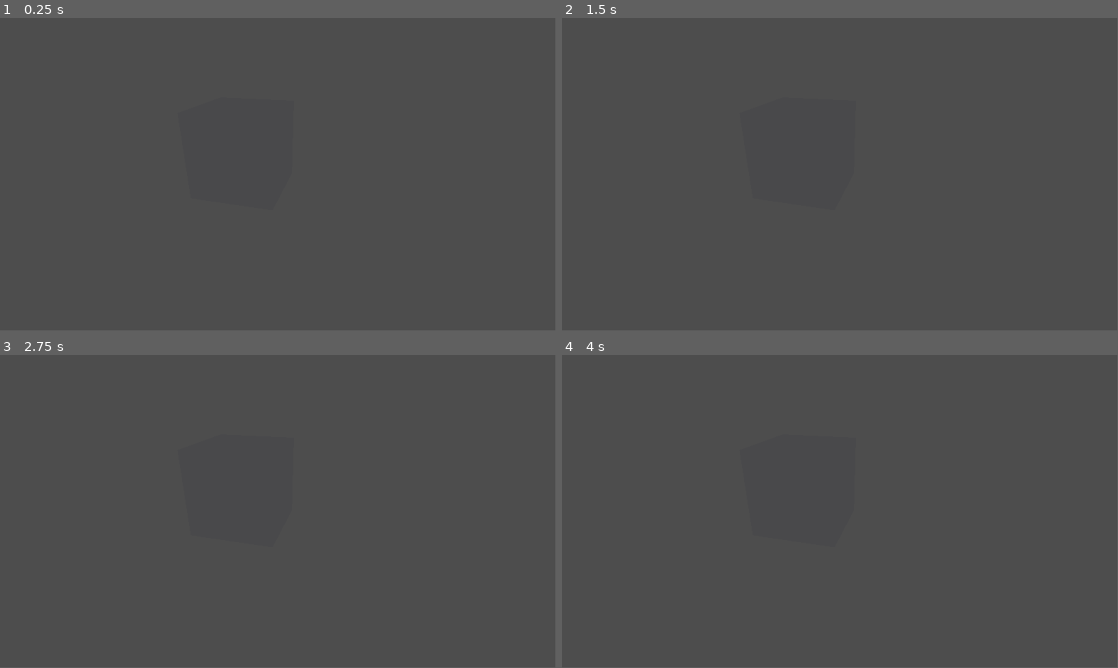
Above: before the commit, frames 1-4 (two rows, left to right).
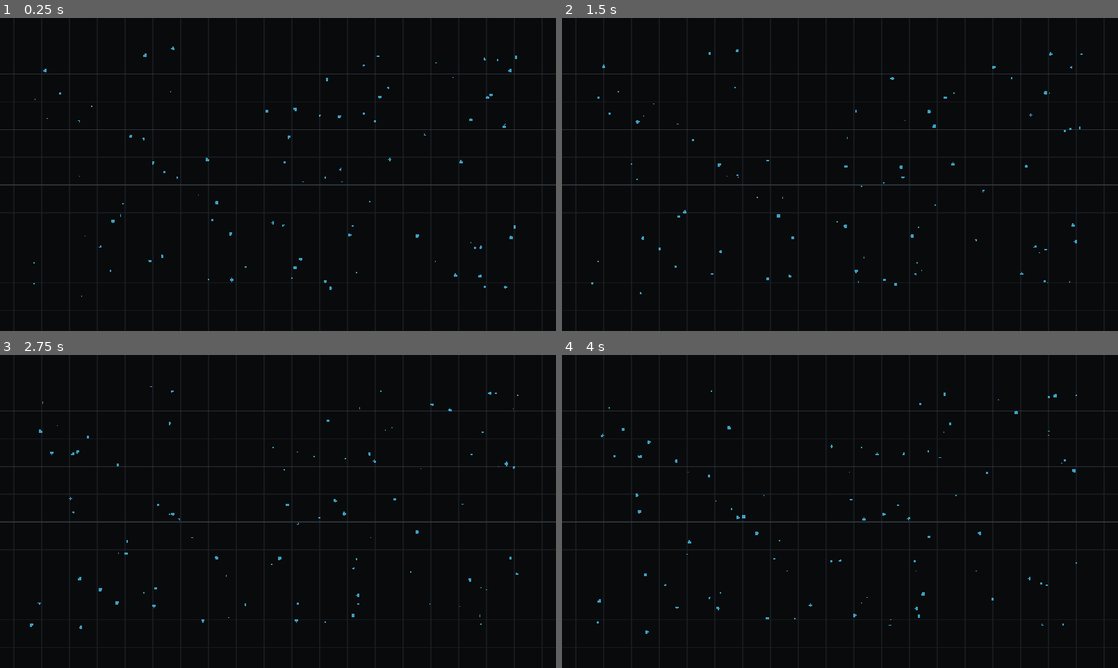
Above: after the commit, the same moments.

Repository: scratlantis/godot_playground
Game: Godot game, scene res://main.tscn
The game is run twice, just before and just after one commit, with the same random seed, the same clock (stepped at 60 frames per second) and the same inputs.
Inputs (mouse positions are in pixels of both pictures, inside the frame that each line leads up to):
- Up to frame 1 (0.25 s): no input
- Up to frame 2 (1.5 s): tap Enter at 0.5 s; move the mouse to (962, 158) at 0.52 s; tap R at 0.6 s; click (962, 158) at 0.67 s; tap G at 0.8, 1.35 s; move the mouse to (728, 190) at 1.27 s; click (728, 190) at 1.42 s
- Up to frame 3 (2.75 s): tap B at 1.55, 2.1 s; move the mouse to (333, 442) at 2.02 s; click (333, 442) at 2.17 s; tap I at 2.3 s
- Up to frame 4 (4 s): move the mouse to (812, 574) at 2.77 s; tap I at 2.85 s; click (812, 574) at 2.92 s; tap R at 3.05, 3.6 s; move the mouse to (1006, 558) at 3.52 s; click (1006, 558) at 3.67 s; tap G at 3.8 s
In our replay, the window is 799x449 before the commit and 800x450 after it. These sizes can differ from the game's own. Grey fills any space a smaller window leaves; there, only what the larger window draws over its background counts as a difference.

The runs differ from the first frame. In frame 1, 100% of the frame differs, in the area x 0-100%, y 0-100%; in frame 2, 100%; in frame 3, 100%; in frame 4, 100%.
Error before the commit: Cannot call method 'buffer_update' on a null value. (res://scripts/ParticleSim.gd:223)

Commit message:
Replace compute prototype with 2D window baseline

Diff:
--- a/src/main.tscn
+++ b/src/main.tscn
@@ -1,15 +1,6 @@
 [gd_scene load_steps=2 format=3 uid="uid://particle_sim_main"]
 
-[ext_resource type="Script" path="res://scripts/ParticleSim.gd" id="1"]
+[ext_resource type="Script" path="res://scripts/Main2D.gd" id="1"]
 
-[node name="ParticleSim" type="Node3D"]
+[node name="Main2D" type="Node2D"]
 script = ExtResource("1")
-
-[node name="Camera3D" type="Camera3D" parent="."]
-transform = Transform3D(0.965926, -0.109382, 0.23457, 0, 0.906308, 0.422618, -0.258819, -0.408218, 0.875426, 1.7, 1.6, 3.4)
-current = true
-fov = 60.0
-
-[node name="DirectionalLight3D" type="DirectionalLight3D" parent="."]
-transform = Transform3D(0.707107, -0.353553, 0.612372, 0, 0.866025, 0.5, -0.707107, -0.353553, 0.612372, 0, 2, 2)
-light_energy = 2.0
--- a/src/project.godot
+++ b/src/project.godot
@@ -1,9 +1,30 @@
+; Engine configuration file.
+; It's best edited using the editor UI and not directly,
+; since the parameters that go here are not all obvious.
+;
+; Format:
+;   [section] ; section goes between []
+;   param=value ; assign values to parameters
+
 config_version=5
 
+[animation]
+
+compatibility/default_parent_skeleton_in_mesh_instance_3d=true
+
 [application]
-config/name="Particle Sim Godot Port"
+
+config/name="Particle Sim 2D Playground"
 run/main_scene="res://main.tscn"
-config/features=PackedStringArray("4.2")
+config/features=PackedStringArray("4.6")
+
+[display]
+
+window/size/viewport_width=1280
+window/size/viewport_height=720
+window/stretch/mode="canvas_items"
+window/stretch/aspect="expand"
 
 [rendering]
-renderer/rendering_method="forward_plus"
+
+renderer/rendering_method="gl_compatibility"
--- /dev/null
+++ b/src/scripts/Main2D.gd
@@ -0,0 +1,65 @@
+extends Node2D
+
+const GRID_SPACING := 32.0
+const DOT_COUNT := 96
+
+var elapsed := 0.0
+var points: Array[Vector2] = []
+
+func _ready() -> void:
+	DisplayServer.window_set_title("Particle Sim 2D")
+	_seed_points()
+
+func _process(delta: float) -> void:
+	elapsed += delta
+	queue_redraw()
+
+func _draw() -> void:
+	var rect := get_viewport_rect()
+	draw_rect(rect, Color(0.035, 0.039, 0.047))
+	_draw_grid(rect)
+	_draw_bounds(rect)
+	_draw_points(rect)
+
+func _seed_points() -> void:
+	points.clear()
+	var rng := RandomNumberGenerator.new()
+	rng.seed = 39
+	for i in DOT_COUNT:
+		points.append(Vector2(rng.randf(), rng.randf()))
+
+func _draw_grid(rect: Rect2) -> void:
+	var minor := Color(0.12, 0.14, 0.16, 0.62)
+	var major := Color(0.20, 0.24, 0.27, 0.78)
+	var x := 0.5
+	var column := 0
+	while x <= rect.size.x:
+		var color := major if column % 4 == 0 else minor
+		draw_line(Vector2(x, 0.0), Vector2(x, rect.size.y), color, 1.0)
+		x += GRID_SPACING
+		column += 1
+
+	var y := 0.5
+	var row := 0
+	while y <= rect.size.y:
+		var color := major if row % 4 == 0 else minor
+		draw_line(Vector2(0.0, y), Vector2(rect.size.x, y), color, 1.0)
+		y += GRID_SPACING
+		row += 1
+
+func _draw_bounds(rect: Rect2) -> void:
+	var margin := 64.0
+	var bounds := Rect2(Vector2(margin, margin), rect.size - Vector2.ONE * margin * 2.0)
+	draw_rect(bounds, Color(0.45, 0.68, 0.78, 0.18), false, 2.0)
+
+func _draw_points(rect: Rect2) -> void:
+	var margin := 72.0
+	var area := Rect2(Vector2(margin, margin), rect.size - Vector2.ONE * margin * 2.0)
+	for i in points.size():
+		var unit := points[i]
+		var phase := elapsed * 0.9 + float(i) * 0.37
+		var wobble := Vector2(cos(phase * 1.3), sin(phase * 1.7)) * 7.0
+		var pos := area.position + unit * area.size + wobble
+		var radius := 2.5 + 1.5 * sin(phase)
+		var color := Color(0.28, 0.76, 0.92, 0.82)
+		draw_circle(pos, radius, color)
--- a/src/scripts/ParticleSim.gd
+++ /dev/null
@@ -1,276 +0,0 @@
-extends Node3D
-
-const WORKGROUP_SIZE := 64
-const PARAM_BYTES := 128
-const PARTICLE_BYTES := 32
-const PREDICTED_BYTES := 16
-const DENSITY_BYTES := 4
-
-const PARTICLE_EARTH_GRAVITY_BIT := 0x1
-const PARTICLE_GRAVITY_BIT := 0x2
-const PARTICLE_BOX_BIT := 0x4
-
-@export_range(1, 20000, 1) var particle_count := 1024
-@export_range(0, 100, 1) var particle_seed := 39
-@export_range(0.005, 0.2, 0.001) var particle_radius := 0.035
-@export_range(1, 10, 1) var simulation_steps_per_frame := 2
-@export_range(0.0, 10.0, 0.001) var gravity := 1.033
-@export_range(0.0, 10.0, 0.001) var inter_particle_gravity := 1.5
-@export_range(0.0, 1.0, 0.001) var damping := 0.995
-@export_range(0.0, 1.0, 0.001) var border_damping := 0.694
-@export_range(0.001, 1.0, 0.001) var density_coefficient := 1.0
-@export_range(0.0, 0.5, 0.001) var pressure_force_coefficient := 0.076
-@export_range(0.0, 10.0, 0.001) var viscosity_force_coefficient := 0.165
-@export_range(0.0, 1.0, 0.001) var target_density := 1.0
-@export_range(0.01, 1.0, 0.001) var mouse_influence_radius := 0.35
-@export_range(0.0, 10.0, 0.001) var mouse_influence_strength := 5.0
-
-var rd: RenderingDevice
-var generate_shader: RID
-var density_shader: RID
-var step_shader: RID
-var generate_pipeline: RID
-var density_pipeline: RID
-var step_pipeline: RID
-var params_buffer: RID
-var particle_buffers: Array[RID] = []
-var predicted_buffers: Array[RID] = []
-var density_buffer: RID
-var read_index := 0
-var write_index := 1
-var frame_index := 0
-var toggle_flags := PARTICLE_EARTH_GRAVITY_BIT | PARTICLE_BOX_BIT
-
-var multimesh_instance: MultiMeshInstance3D
-var multimesh: MultiMesh
-var cursor_world := Vector3(0.5, 0.5, 0.5)
-
-func _ready() -> void:
-	_setup_rendering()
-	if not _setup_compute():
-		set_process(false)
-		return
-	_reset_simulation()
-
-func _process(delta: float) -> void:
-	_update_cursor()
-	_step_simulation(delta)
-	_update_multimesh_from_gpu()
-	frame_index += 1
-
-func _unhandled_input(event: InputEvent) -> void:
-	if event is InputEventKey and event.pressed and not event.echo:
-		if event.keycode == KEY_R:
-			_reset_simulation()
-		elif event.keycode == KEY_G:
-			toggle_flags ^= PARTICLE_EARTH_GRAVITY_BIT
-		elif event.keycode == KEY_B:
-			toggle_flags ^= PARTICLE_BOX_BIT
-		elif event.keycode == KEY_I:
-			toggle_flags ^= PARTICLE_GRAVITY_BIT
-
-func _exit_tree() -> void:
-	if rd == null:
-		return
-
-	for buffer in particle_buffers:
-		if buffer.is_valid():
-			rd.free_rid(buffer)
-	for buffer in predicted_buffers:
-		if buffer.is_valid():
-			rd.free_rid(buffer)
-	for rid in [params_buffer, density_buffer, generate_pipeline, density_pipeline, step_pipeline, generate_shader, density_shader, step_shader]:
-		if rid.is_valid():
-			rd.free_rid(rid)
-
-func _setup_rendering() -> void:
-	multimesh = MultiMesh.new()
-	multimesh.transform_format = MultiMesh.TRANSFORM_3D
-	multimesh.instance_count = particle_count
-	multimesh.visible_instance_count = particle_count
-
-	var sphere := SphereMesh.new()
-	sphere.radius = particle_radius * 0.35
-	sphere.height = particle_radius * 0.7
-	sphere.radial_segments = 8
-	sphere.rings = 4
-	var particle_material := StandardMaterial3D.new()
-	particle_material.albedo_color = Color(0.25, 0.78, 1.0)
-	particle_material.emission_enabled = true
-	particle_material.emission = Color(0.08, 0.28, 0.5)
-	sphere.material = particle_material
-	multimesh.mesh = sphere
-
-	multimesh_instance = MultiMeshInstance3D.new()
-	multimesh_instance.name = "Particles"
-	multimesh_instance.multimesh = multimesh
-	add_child(multimesh_instance)
-
-	var box := MeshInstance3D.new()
-	box.name = "SimulationBox"
-	var box_mesh := BoxMesh.new()
-	box_mesh.size = Vector3.ONE
-	box.mesh = box_mesh
-	box.position = Vector3(0.5, 0.5, 0.5)
-	var material := StandardMaterial3D.new()
-	material.albedo_color = Color(0.18, 0.2, 0.24, 0.12)
-	material.transparency = BaseMaterial3D.TRANSPARENCY_ALPHA
-	material.shading_mode = BaseMaterial3D.SHADING_MODE_UNSHADED
-	box.material_override = material
-	add_child(box)
-
-func _setup_compute() -> bool:
-	rd = RenderingServer.create_local_rendering_device()
-	if rd == null:
-		push_warning("RenderingDevice is unavailable; particle compute simulation is disabled.")
-		return false
-	generate_shader = _load_shader("res://shaders/particle_generate.glsl")
-	density_shader = _load_shader("res://shaders/particle_density.glsl")
-	step_shader = _load_shader("res://shaders/particle_step.glsl")
-	generate_pipeline = rd.compute_pipeline_create(generate_shader)
-	density_pipeline = rd.compute_pipeline_create(density_shader)
-	step_pipeline = rd.compute_pipeline_create(step_shader)
-
-	params_buffer = rd.storage_buffer_create(PARAM_BYTES)
-	var particle_size := particle_count * PARTICLE_BYTES
-	var predicted_size := particle_count * PREDICTED_BYTES
-	for i in 2:
-		particle_buffers.append(rd.storage_buffer_create(particle_size))
-		predicted_buffers.append(rd.storage_buffer_create(predicted_size))
-	density_buffer = rd.storage_buffer_create(particle_count * DENSITY_BYTES)
-	return true
-
-func _load_shader(path: String) -> RID:
-	var source_text := FileAccess.get_file_as_string(path)
-	if source_text.begins_with("#[compute]\n"):
-		source_text = source_text.substr(11)
-	var source := RDShaderSource.new()
-	source.language = RenderingDevice.SHADER_LANGUAGE_GLSL
-	source.set_stage_source(RenderingDevice.SHADER_STAGE_COMPUTE, source_text)
-	var spirv := rd.shader_compile_spirv_from_source(source)
-	if spirv.get_stage_compile_error(RenderingDevice.SHADER_STAGE_COMPUTE) != "":
-		push_error(spirv.get_stage_compile_error(RenderingDevice.SHADER_STAGE_COMPUTE))
-	return rd.shader_create_from_spirv(spirv)
-
-func _reset_simulation() -> void:
-	read_index = 0
-	write_index = 1
-	frame_index = 0
-	_upload_params(16.667)
-	var set := rd.uniform_set_create([
-		_storage_uniform(0, params_buffer),
-		_storage_uniform(1, particle_buffers[read_index]),
-		_storage_uniform(2, predicted_buffers[read_index]),
-	], generate_shader, 0)
-	_dispatch_single(generate_pipeline, set)
-	rd.free_rid(set)
-	_update_multimesh_from_gpu()
-
-func _step_simulation(delta: float) -> void:
-	var dt_ms: float = minf(delta * 1000.0, 20.0) / float(max(simulation_steps_per_frame, 1))
-	for step in simulation_steps_per_frame:
-		_upload_params(dt_ms, step)
-		var density_set := rd.uniform_set_create([
-			_storage_uniform(0, params_buffer),
-			_storage_uniform(1, predicted_buffers[read_index]),
-			_storage_uniform(2, density_buffer),
-		], density_shader, 0)
-		var step_set := rd.uniform_set_create([
-			_storage_uniform(0, params_buffer),
-			_storage_uniform(1, particle_buffers[read_index]),
-			_storage_uniform(2, predicted_buffers[read_index]),
-			_storage_uniform(3, density_buffer),
-			_storage_uniform(4, particle_buffers[write_index]),
-			_storage_uniform(5, predicted_buffers[write_index]),
-		], step_shader, 0)
-		_dispatch_density_and_step(density_set, step_set)
-		rd.free_rid(density_set)
-		rd.free_rid(step_set)
-		var old_read := read_index
-		read_index = write_index
-		write_index = old_read
-
-func _dispatch_single(pipeline: RID, uniform_set: RID) -> void:
-	var groups := int(ceil(float(particle_count) / float(WORKGROUP_SIZE)))
-	var list := rd.compute_list_begin()
-	rd.compute_list_bind_compute_pipeline(list, pipeline)
-	rd.compute_list_bind_uniform_set(list, uniform_set, 0)
-	rd.compute_list_dispatch(list, groups, 1, 1)
-	rd.compute_list_end()
-	rd.submit()
-	rd.sync()
-
-func _dispatch_density_and_step(density_set: RID, step_set: RID) -> void:
-	_dispatch_single(density_pipeline, density_set)
-	_dispatch_single(step_pipeline, step_set)
-
-func _upload_params(dt_ms: float, step_index: int = 0) -> void:
-	var bytes := PackedByteArray()
-	bytes.resize(PARAM_BYTES)
-	_encode_vec4(bytes, 0, Vector4(0.0, 0.0, 0.0, 0.0))
-	_encode_vec4(bytes, 16, Vector4(1.0, 1.0, 1.0, 0.0))
-	_encode_vec4(bytes, 32, Vector4(cursor_world.x, cursor_world.y, cursor_world.z, mouse_influence_radius))
-	_encode_uvec4(bytes, 48, Vector4i(
-		1 if Input.is_mouse_button_pressed(MOUSE_BUTTON_LEFT) else 0,
-		1 if Input.is_mouse_button_pressed(MOUSE_BUTTON_RIGHT) else 0,
-		0,
-		0
-	))
-	_encode_vec4(bytes, 64, Vector4(particle_radius, dt_ms, damping, border_damping))
-	_encode_vec4(bytes, 80, Vector4(gravity, inter_particle_gravity, pressure_force_coefficient, viscosity_force_coefficient))
-	_encode_vec4(bytes, 96, Vector4(density_coefficient, target_density, mouse_influence_strength, 0.0))
-	_encode_uvec4(bytes, 112, Vector4i(particle_count, frame_index, toggle_flags, particle_seed + step_index))
-	rd.buffer_update(params_buffer, 0, PARAM_BYTES, bytes)
-
-func _update_multimesh_from_gpu() -> void:
-	var data := rd.buffer_get_data(particle_buffers[read_index])
-	var basis := Basis.IDENTITY.scaled(Vector3.ONE * particle_radius * 0.45)
-	for i in particle_count:
-		var offset := i * PARTICLE_BYTES
-		var pos := Vector3(
-			data.decode_float(offset),
-			data.decode_float(offset + 4),
-			data.decode_float(offset + 8)
-		)
-		multimesh.set_instance_transform(i, Transform3D(basis, pos))
-
-func _update_cursor() -> void:
-	var camera := get_viewport().get_camera_3d()
-	if camera == null:
-		return
-
-	var mouse := get_viewport().get_mouse_position()
-	var origin := camera.project_ray_origin(mouse)
-	var dir := camera.project_ray_normal(mouse)
-	if abs(dir.z) < 0.0001:
-		return
-
-	var t := (0.5 - origin.z) / dir.z
-	if t <= 0.0:
-		return
-
-	cursor_world = origin + dir * t
-	cursor_world = Vector3(
-		clampf(cursor_world.x, 0.0, 1.0),
-		clampf(cursor_world.y, 0.0, 1.0),
-		clampf(cursor_world.z, 0.0, 1.0)
-	)
-
-func _storage_uniform(binding: int, rid: RID) -> RDUniform:
-	var uniform := RDUniform.new()
-	uniform.uniform_type = RenderingDevice.UNIFORM_TYPE_STORAGE_BUFFER
-	uniform.binding = binding
-	uniform.add_id(rid)
-	return uniform
-
-func _encode_vec4(bytes: PackedByteArray, offset: int, value: Vector4) -> void:
-	bytes.encode_float(offset, value.x)
-	bytes.encode_float(offset + 4, value.y)
-	bytes.encode_float(offset + 8, value.z)
-	bytes.encode_float(offset + 12, value.w)
-
-func _encode_uvec4(bytes: PackedByteArray, offset: int, value: Vector4i) -> void:
-	bytes.encode_u32(offset, value.x)
-	bytes.encode_u32(offset + 4, value.y)
-	bytes.encode_u32(offset + 8, value.z)
-	bytes.encode_u32(offset + 12, value.w)
Not shown, removed: src/shaders/particle_density.glsl
Not shown, removed: src/shaders/particle_generate.glsl
Not shown, removed: src/shaders/particle_step.glsl
Not shown, changed: src/README.md
